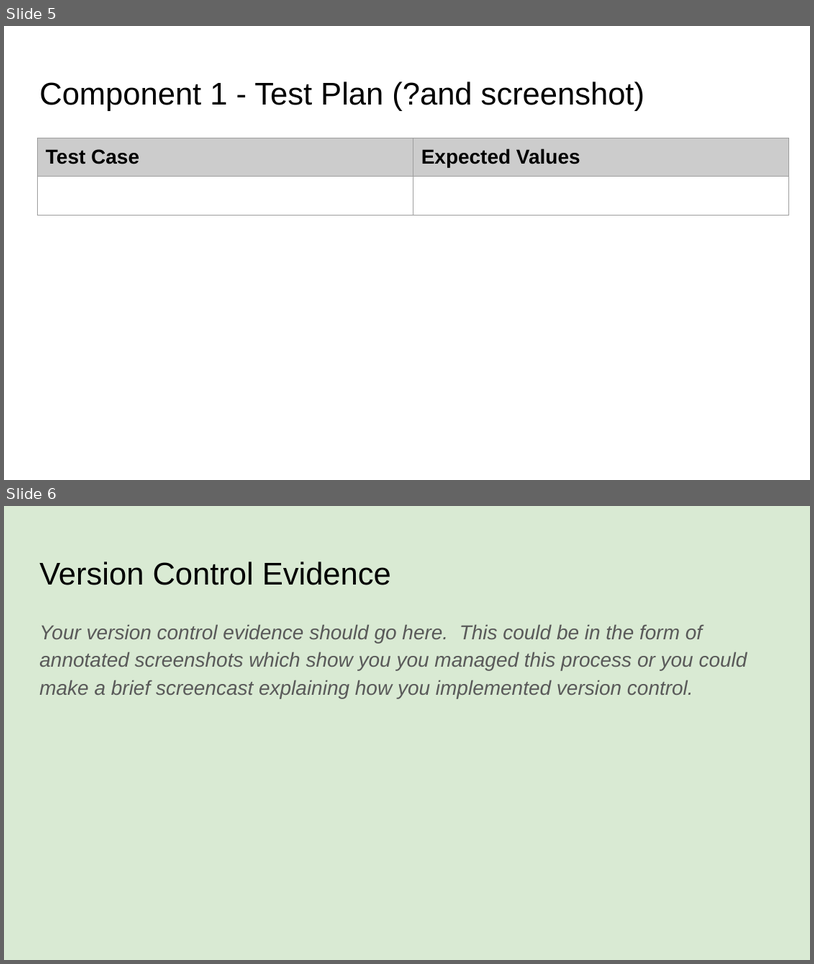
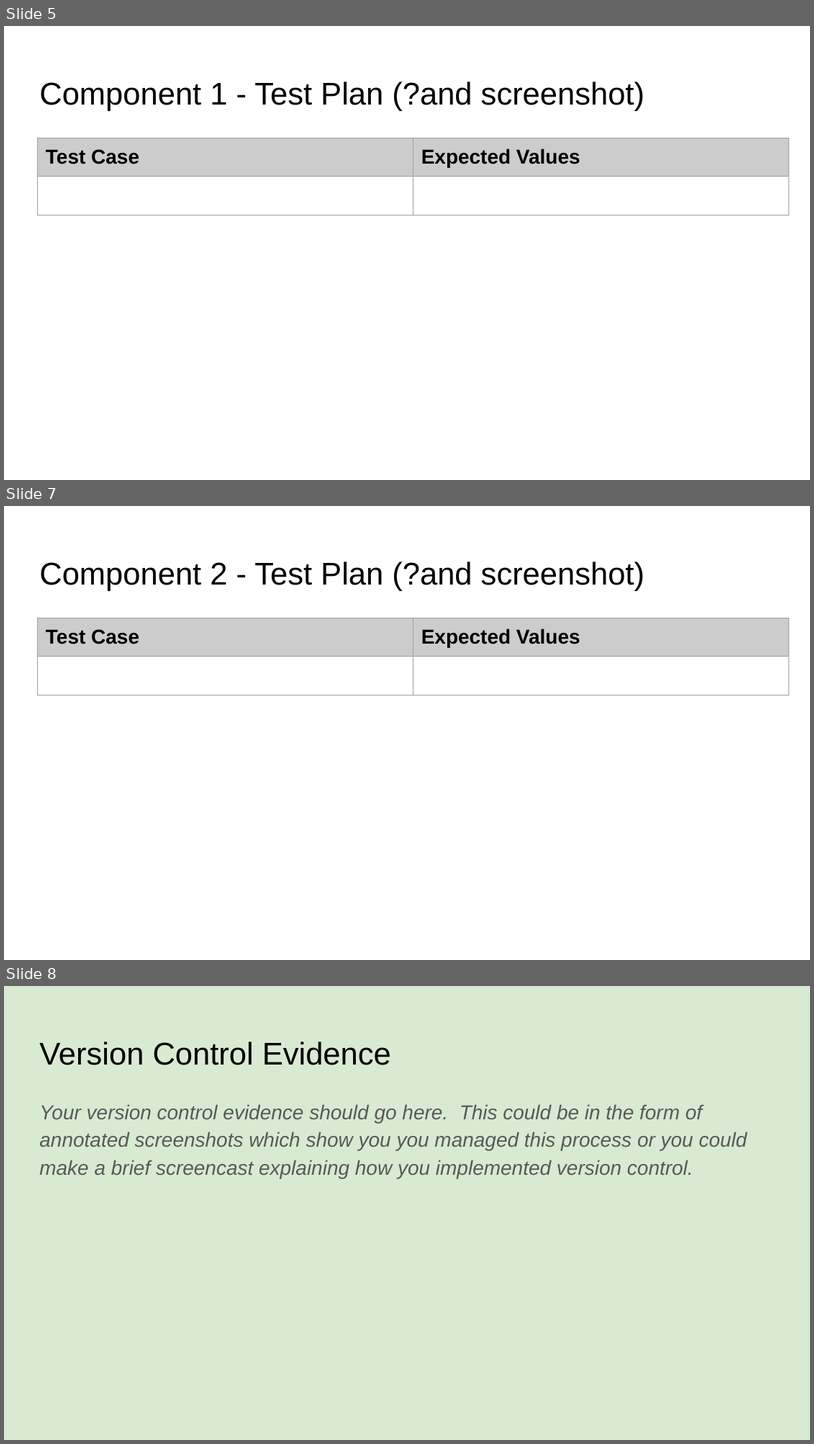
Before and after one commit to levinelson69/pizza_bot, a slide deck: 022_91893+_+91897+Documentation.pptx. Shown one above the other, each under a label of ours: slides 5 and 6 before the commit, slides 5, 7 and 8 after it; the slides between them are not shown. The pictures are 814x964 and 814x1444 pixels, drawn with LibreOffice and Linux fonts; fonts in the diff are those of the drawing. Boxes give left, top, right and bottom in pixels: in the first picture for what was removed or moved away, otherwise in the second. Text is boxed around its words. In the diff, an @@ line names an element or a change of style, - is before the commit and + after.

```diff
--- a/022_91893+_+91897+Documentation.pptx
+++ b/022_91893+_+91897+Documentation.pptx
@@ slide 7 added at [4, 506, 810, 960], background #FFFFFF @@
@@ title added at [39, 561, 645, 591], 28 pt, text #000000 @@
+Component 2 - Test Plan (?and screenshot)
@@ table added at [38, 618, 790, 699], 2 rows, 2 columns @@
+Test Case | Expected Values
+ | 
@@ what was slide 6 is now slide 8 @@
```
Also in this commit, not shown: 2 slides changed, 2 other slides added, 1 slide removed.
